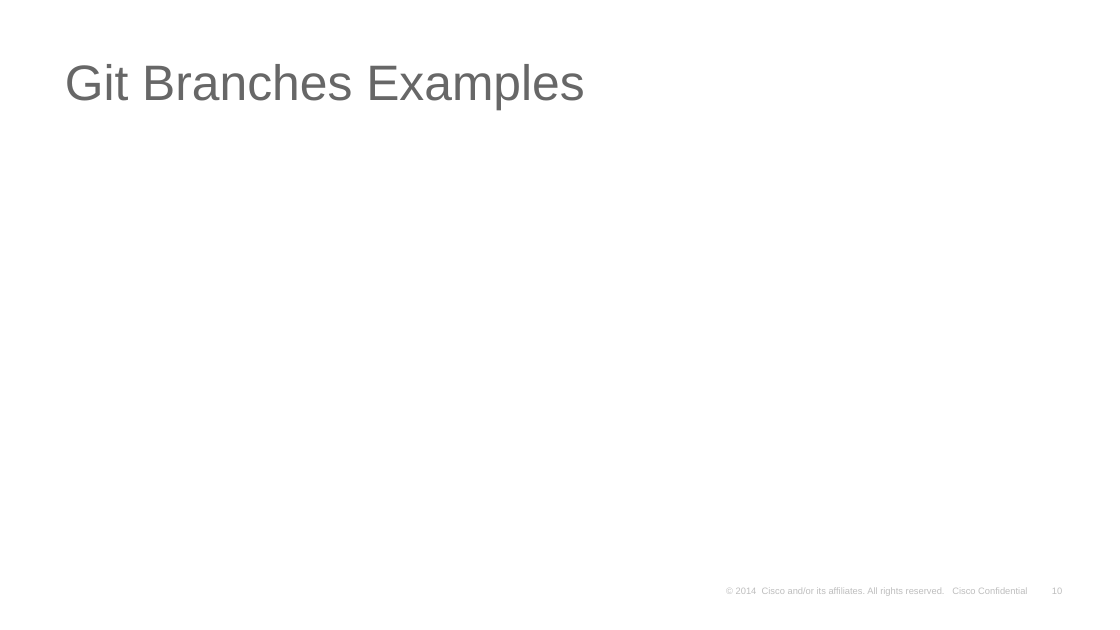
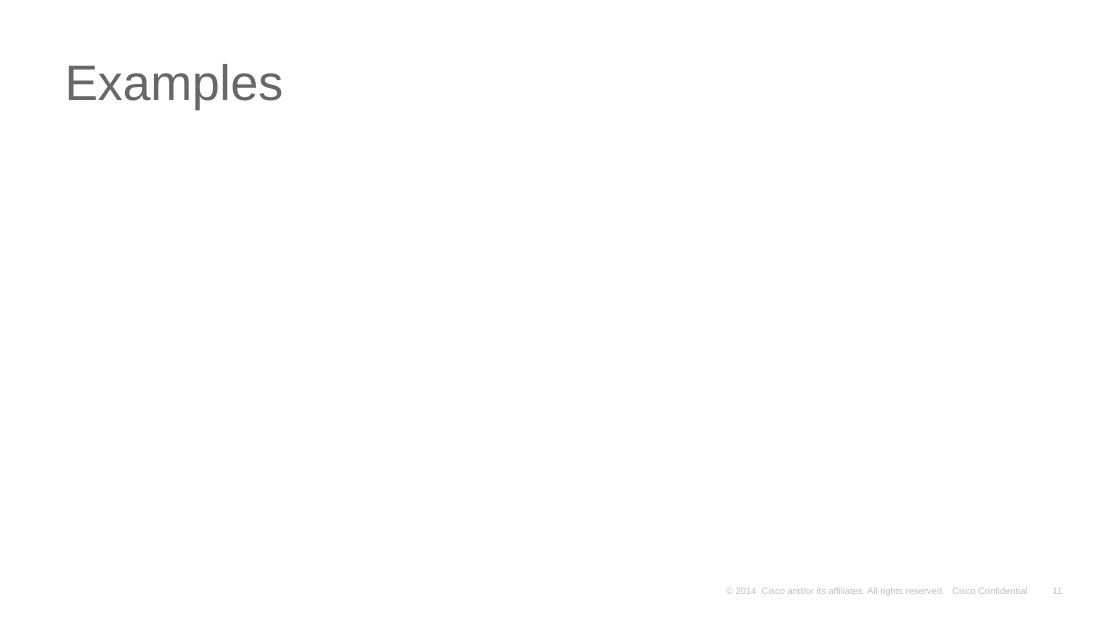
Before and after one commit to spirrello/devshow, a slide deck: slide 11 of Git101.pptx (slide 10 before the commit). Drawn at 1120x630 pixels with LibreOffice and Linux fonts; fonts in the diff are those of the drawing; background and template pictures are left out. Boxes give left, top, right and bottom in pixels: in the first picture for what was removed or moved away, otherwise in the second. Text is boxed around its words. In the diff, an @@ line names an element or a change of style, - is before the commit and + after.

```diff
--- a/Git101.pptx
+++ b/Git101.pptx
@@ title at (65,64,283,111): text changed @@
-Git Branches Examples
+Examples
@@ page number at (1053,588,1063,594): text changed @@
-10
+11
```
Also in this commit, not shown: 2 other slides changed, 2 slides added, 5 other files.
